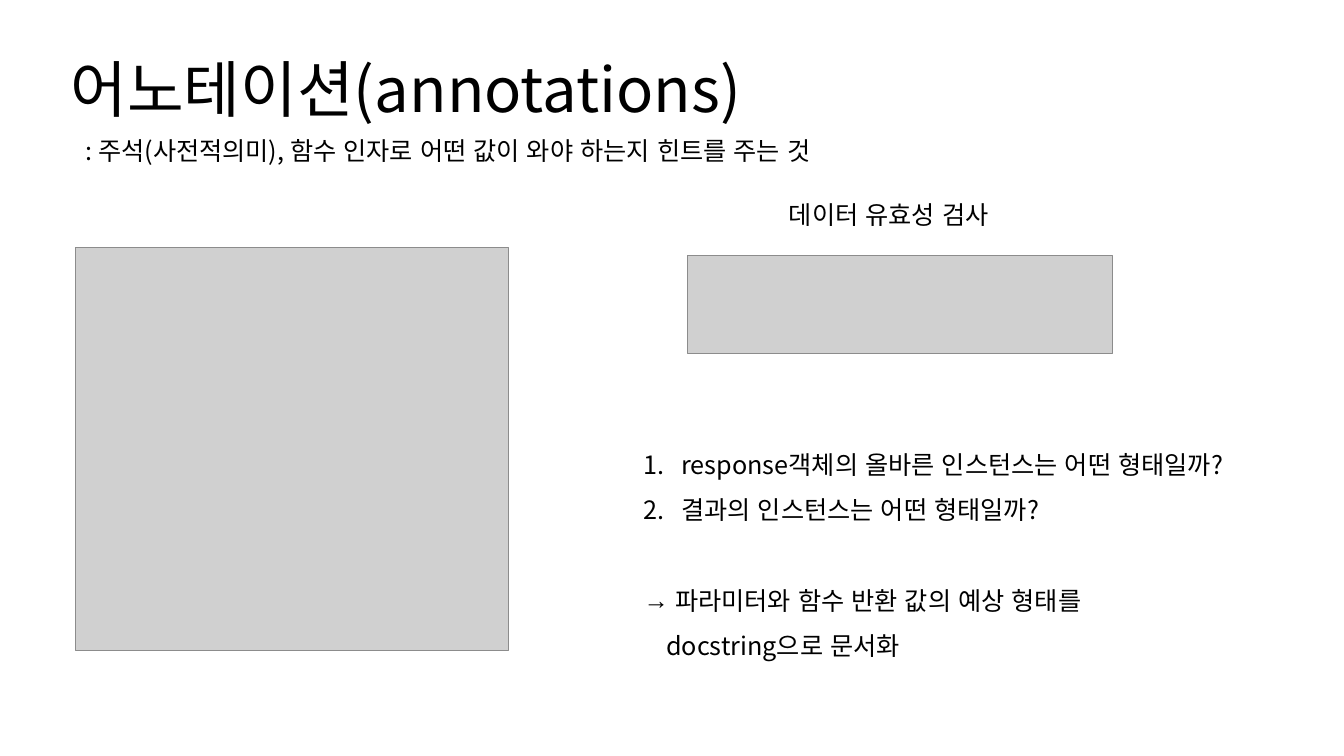
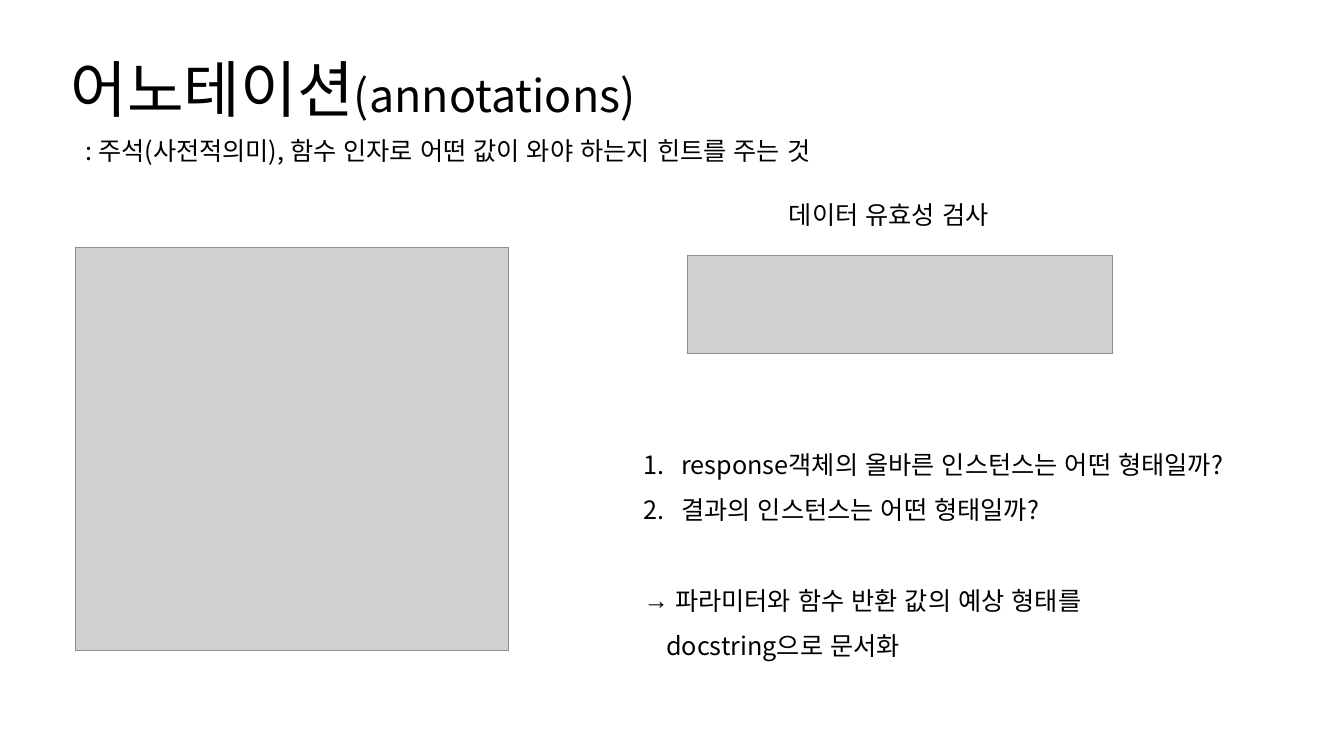
Before and after one commit to JONGSKY/Read-and-Write, a slide deck: slide 8 of chapter_1_소개, 코드 포매팅과 도구/1장_소개자료.pptx. Drawn at 1344x756 pixels with LibreOffice and Linux fonts; fonts in the diff are those of the drawing; grey boxes stand for pictures. Boxes give left, top, right and bottom in pixels: in the first picture for what was removed or moved away, otherwise in the second. Text is boxed around its words. In the diff, an @@ line names an element or a change of style, - is before the commit and + after.

```diff
--- a/chapter_1_소개, 코드 포매팅과 도구/1장_소개자료.pptx
+++ b/chapter_1_소개, 코드 포매팅과 도구/1장_소개자료.pptx
@@ text "어노테이션(annotations)" at (70,61,636,121): size 44 to 32 pt in "어노테이션(annotations)" @@
```
Also in this commit, not shown: 4 other slides changed, 2 slides added, 1 slide removed, 2 other files.
